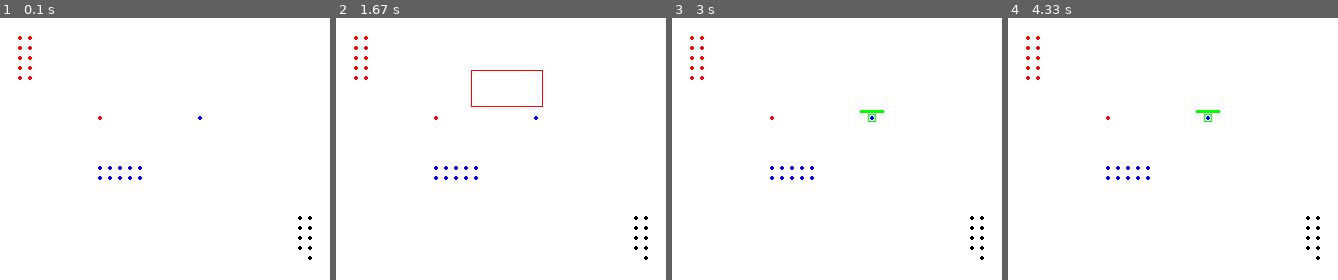
Above: before the commit, frames 1-4 (left to right).
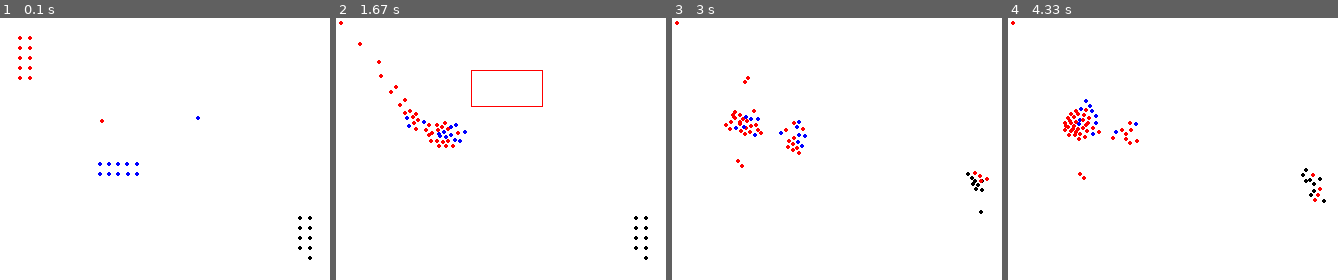
Above: after the commit, the same moments.

Repository: JMABrown/Pygame-RTS
Game: pygame game, started from pygame-rts.py
Same seed, same stepped clock (60 frames per second), same inputs: the game is played once before the commit and once after it.
Inputs (mouse positions are in pixels of both pictures, inside the frame that each line leads up to):
- Up to frame 1 (0.1 s): no input
- Up to frame 2 (1.67 s): tap W at 0.33, 0.73, 1.03 s; hold Shift 0.67-1.13 s; move the mouse to (411, 122) at 0.7 s; tap Q at 1.17 s; press the mouse at (471, 70) at 1.53 s; move the mouse to (543, 107) at 1.63 s
- Up to frame 3 (3 s): release the mouse at (952, 143) at 1.77 s; move the mouse to (975, 141) at 1.87 s; tap W at 1.9, 2.2, 2.4, 2.73 s; move the mouse to (741, 196) at 2.37 s; move the mouse to (751, 67) at 2.7 s
- Up to frame 4 (4.33 s): tap W at 3.03, 3.23, 3.53, 3.8, 4.13 s; move the mouse to (1090, 149) at 3.2 s; move the mouse to (1314, 198) at 3.77 s; move the mouse to (1083, 185) at 4.1 s

The runs differ from the first frame. In frame 1, 0.3% of the frame differs, in the area x 29-62%, y 37-62%; in frame 2, 0.9%; in frame 3, 1.4%; in frame 4, 1.5%, in the area x 0-97%, y 1-93%.

Commit message:
Added flags for disobedience and friendly fire

Diff:
--- a/pygame-rts.py
+++ b/pygame-rts.py
@@ -15,6 +15,8 @@
 #ATTACK_COLOR = CYAN
 
 SHOW_HEALTH = True
+DISOBEDIENT_UNITS = True
+FRIENDLY_FIRE = False
 
 LMB = 1
 MMB = 2
@@ -23,7 +25,7 @@
 SCROLL_DOWN = 5
 
 UNIT_MAX_HP = 100
-UNIT_RANGE = 50
+UNIT_RANGE = 100
 UNIT_ATTACK_PERIOD = 1.0 #seconds
 UNIT_RADIUS = 2
 BULLET_RADIUS = 0
@@ -127,6 +129,11 @@
                 if (total_dist <= UNIT_RANGE):
                     bullets.append(Bullet(self, self.color, self.x, self.y, x_dist/total_dist*3, y_dist/total_dist*3))
                     self.time_last_attack = time.clock()
+
+    def updateChaseTarget(self):
+        if (DISOBEDIENT_UNITS):
+            if (self.target is not None):
+                self.setDestination(self.target.x, self.target.y)
 
 
     def inflictDamage(self, attacker, damage):
@@ -161,6 +168,8 @@
                                 self.x_dest = unit.x
                                 self.y_dest = unit.y
                             self.setTarget(unit)
+                            if (DISOBEDIENT_UNITS):
+                                self.setDestination(unit.x, unit.y)
 
     def untargetDeadUnits(self, units):
         found_target = False
@@ -169,6 +178,12 @@
                 found_target = True
         if (not found_target):
             self.target = None
+
+    def updateNoFriendlyTargets(self):
+        if (not FRIENDLY_FIRE):
+            if (self.target is not None):
+                if (self.target.color == self.color):
+                    self.target = None
 
     def draw(self, displaySurf):
         pygame.draw.circle(displaySurf, self.color, (int(self.x), int(self.y)), UNIT_RADIUS, 0)
@@ -239,10 +254,27 @@
         if event.type == QUIT:
             pygame.quit()
             sys.exit()
-        if keys[pygame.K_1]:
+        if keys[pygame.K_q]:
             units.append(Unit(mouse_pos[0], mouse_pos[1], BLUE))
-        if keys[pygame.K_2]:
+            if keys[pygame.K_LSHIFT]:
+                units.append(Unit(mouse_pos[0] + 3, mouse_pos[1] + 3, BLUE))
+                units.append(Unit(mouse_pos[0] + 3, mouse_pos[1] - 3, BLUE))
+                units.append(Unit(mouse_pos[0] - 3, mouse_pos[1] + 3, BLUE))
+                units.append(Unit(mouse_pos[0] - 3, mouse_pos[1] - 3, BLUE))
+        if keys[pygame.K_w]:
             units.append(Unit(mouse_pos[0], mouse_pos[1], RED))
+            if keys[pygame.K_LSHIFT]:
+                units.append(Unit(mouse_pos[0] + 3, mouse_pos[1] + 3, RED))
+                units.append(Unit(mouse_pos[0] + 3, mouse_pos[1] - 3, RED))
+                units.append(Unit(mouse_pos[0] - 3, mouse_pos[1] + 3, RED))
+                units.append(Unit(mouse_pos[0] - 3, mouse_pos[1] - 3, RED))
+        if keys[pygame.K_e]:
+            units.append(Unit(mouse_pos[0], mouse_pos[1], BLACK))
+            if keys[pygame.K_LSHIFT]:
+                units.append(Unit(mouse_pos[0] + 3, mouse_pos[1] + 3, BLACK))
+                units.append(Unit(mouse_pos[0] + 3, mouse_pos[1] - 3, BLACK))
+                units.append(Unit(mouse_pos[0] - 3, mouse_pos[1] + 3, BLACK))
+                units.append(Unit(mouse_pos[0] - 3, mouse_pos[1] - 3, BLACK))
         if event.type == pygame.MOUSEBUTTONDOWN:
             if (event.button == LMB):
                 click_pos = pygame.mouse.get_pos()
@@ -276,6 +308,8 @@
         unit.updateAvoidOthers(units)
         unit.updateShots(bullets)
         unit.updateTargetAggressors(units, UNIT_RANGE)
+        unit.updateNoFriendlyTargets()
+        unit.updateChaseTarget()
         if (unit.hp == 0):
             units.remove(unit)
             continue
